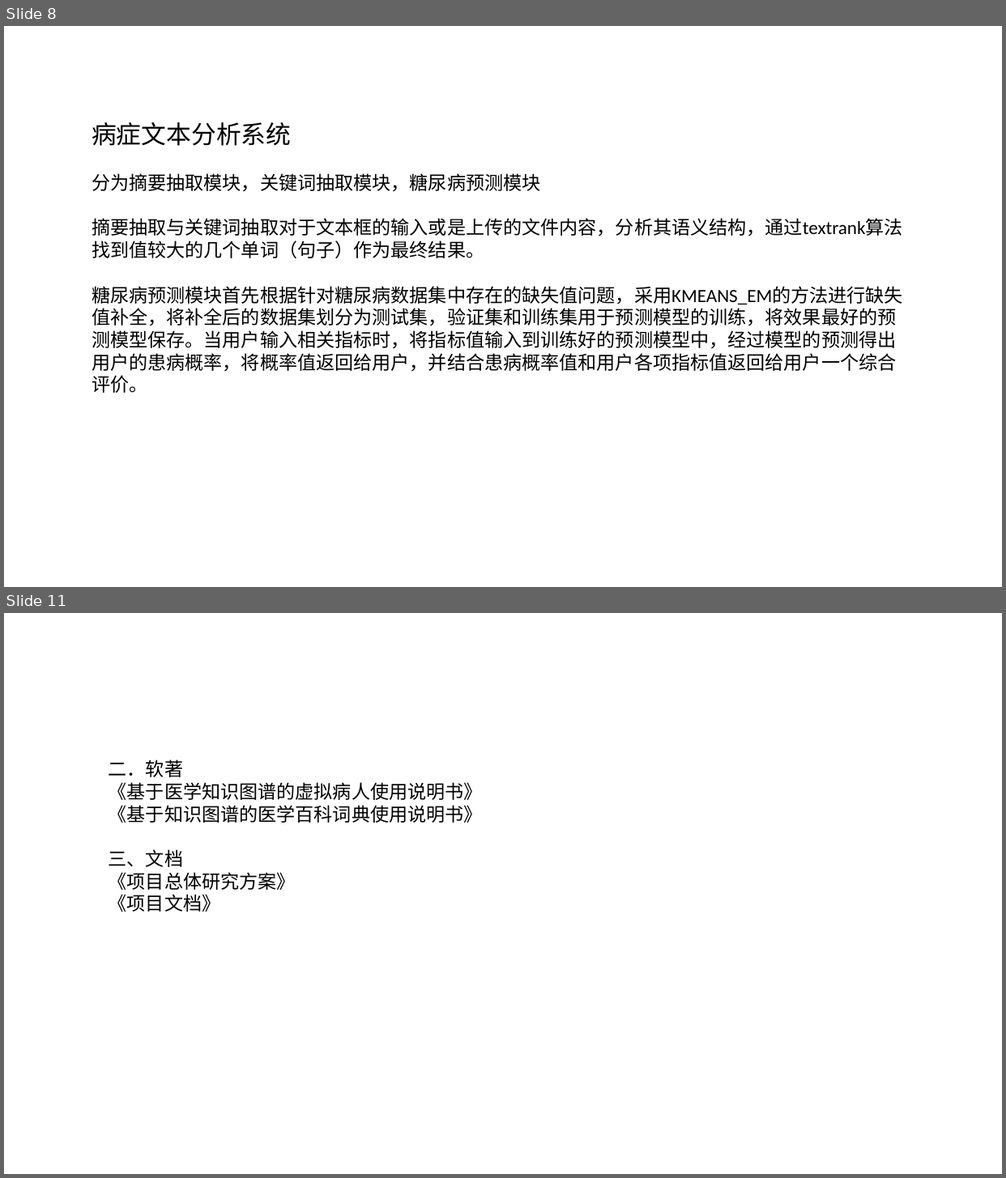
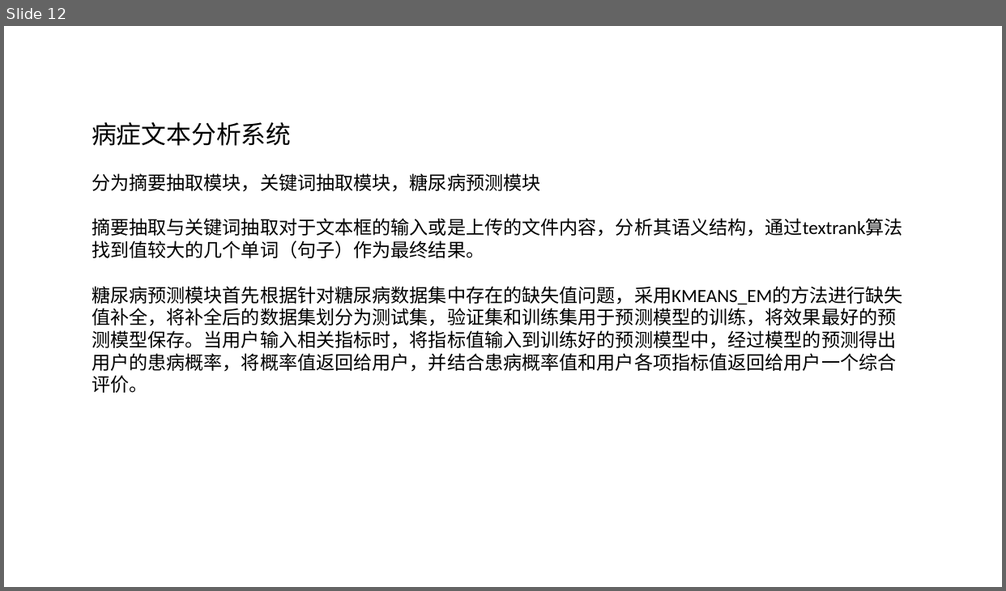
Before and after one commit to SCU-B418/Virtual-patient, a slide deck: 虚拟病人项目组汇报_190807.pptx. Shown one above the other, each under a label of ours: slides 8 and 11 before the commit, slide 12 after it; the slides between them are not shown. The pictures are 1006x1178 and 1006x591 pixels, drawn with LibreOffice and Linux fonts; fonts in the diff are those of the drawing. Boxes give left, top, right and bottom in pixels: in the first picture for what was removed or moved away, otherwise in the second. Text is boxed around its words. In the diff, an @@ line names an element or a change of style, - is before the commit and + after.

```diff
--- a/虚拟病人项目组汇报_190807.pptx
+++ b/虚拟病人项目组汇报_190807.pptx
@@ slide 11 removed at (4, 613, 1002, 1174), background #FFFFFF @@
@@ text removed at (108, 760, 483, 912) @@
-二．软著
-《基于医学知识图谱的虚拟病人使用说明书》
-《基于知识图谱的医学百科词典使用说明书》
-三、文档
-《项目总体研究方案》
-《项目文档》
@@ what was slide 8 is now slide 12 @@
```
Also in this commit, not shown: 4 slides changed, 9 slides added, 2 other slides removed, 8 other files.
